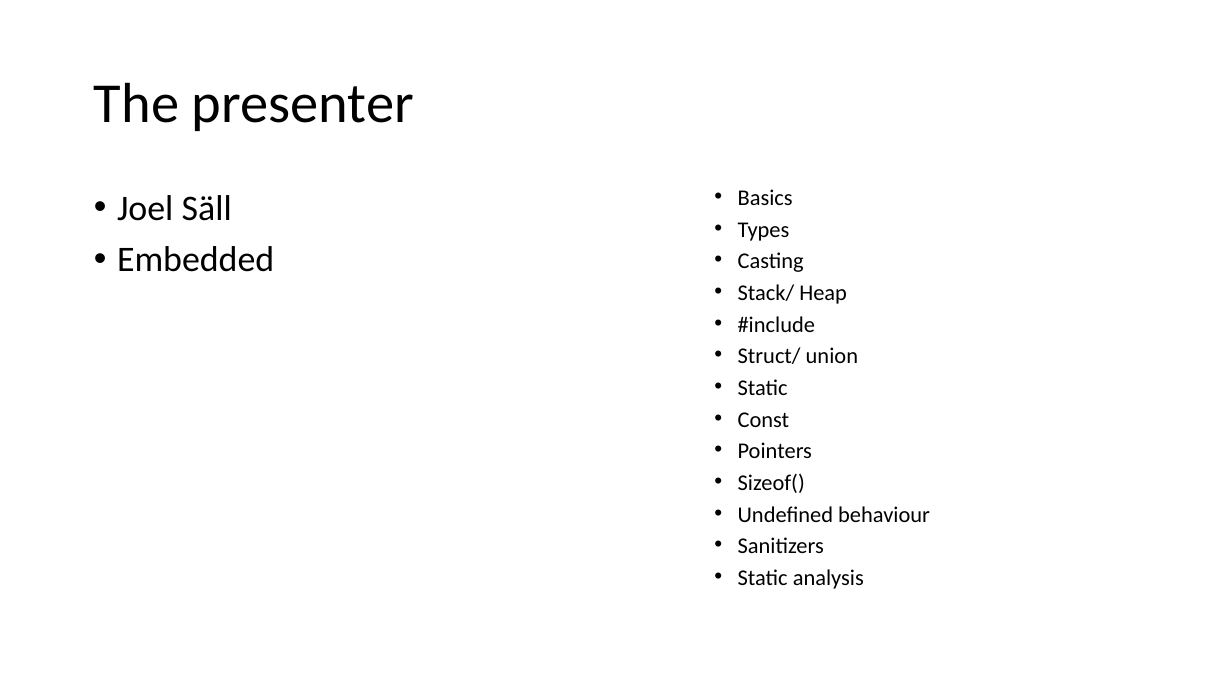
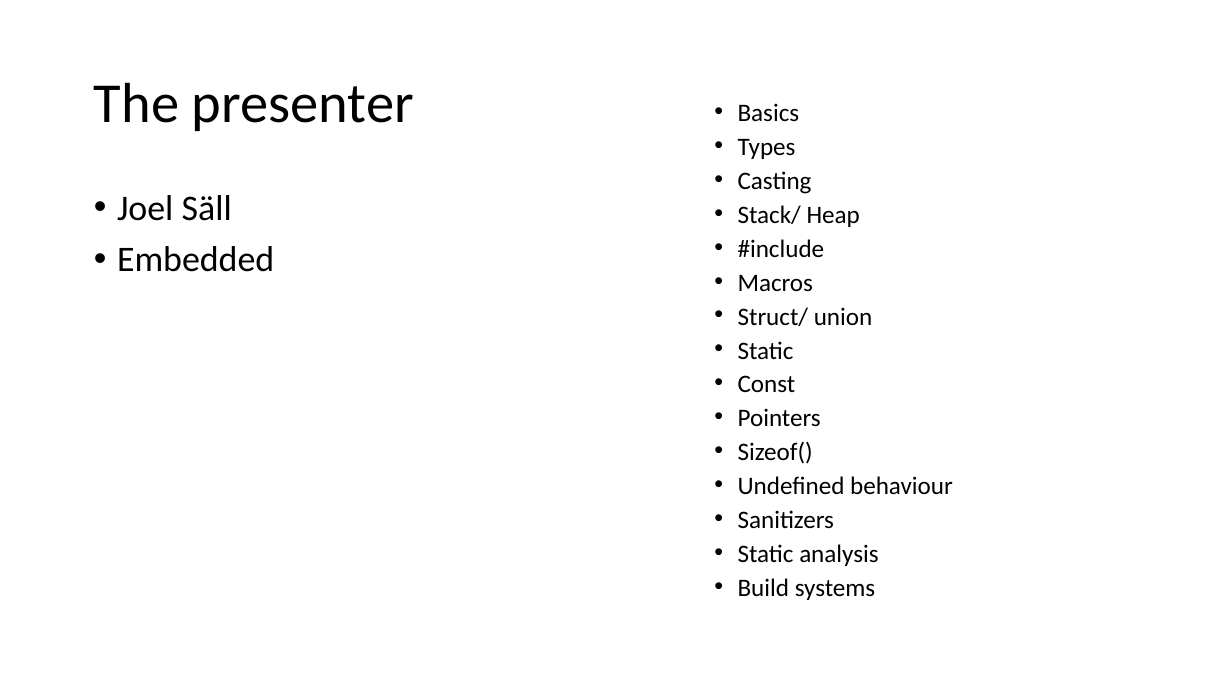
Before and after one commit to joelbygger/c_talk, a slide deck: slide 5 of presentation.pptx. Drawn at 1232x693 pixels with LibreOffice and Linux fonts; fonts in the diff are those of the drawing. Boxes give left, top, right and bottom in pixels: in the first picture for what was removed or moved away, otherwise in the second. Text is boxed around its words. In the diff, an @@ line names an element or a change of style, - is before the commit and + after.

```diff
--- a/presentation.pptx
+++ b/presentation.pptx
@@ text "Basics": place and size @@
-text "Basics" at box(738, 189, 930, 589)
+text "Basics" at box(738, 103, 953, 600)
@@ text at box(738, 103, 953, 566): size 17.5 to 19.6 pt in "Basics", "Types", "Casting", "Stack/ Heap" and 9 more places @@
@@ text at box(738, 275, 813, 292): paragraph added @@
+• Macros
@@ text at box(738, 578, 875, 600): paragraph added @@
+• Build systems
```
Also in this commit, not shown: 5 other slides changed, 3 slides added, 5 other files.
